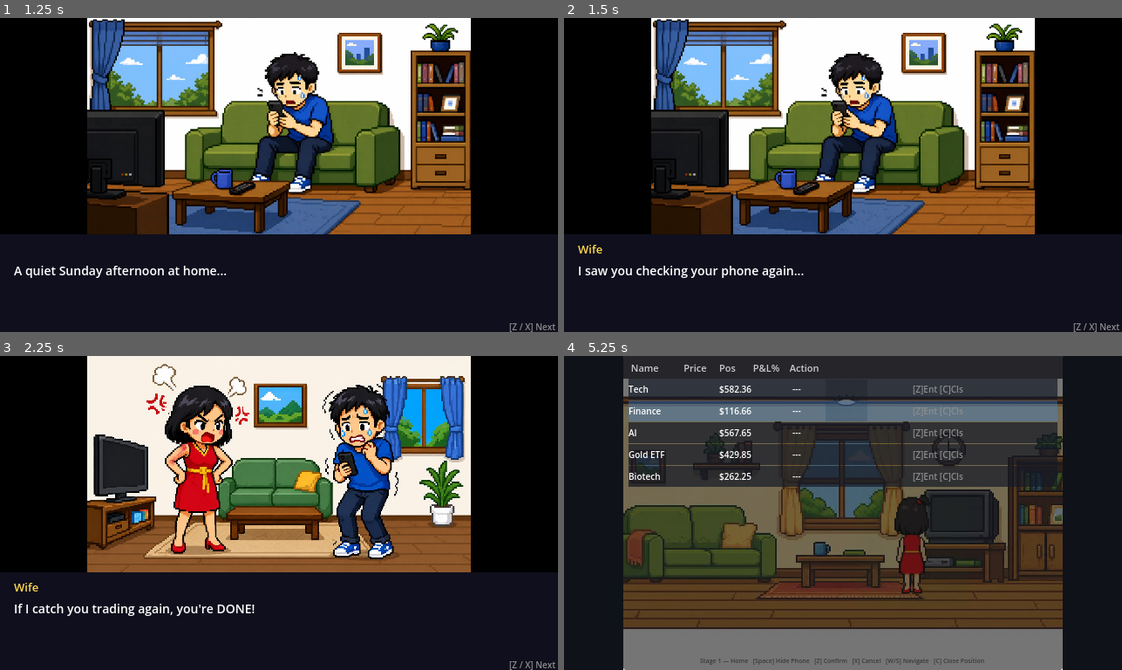
Above: before the commit, frames 1-4 (two rows, left to right).
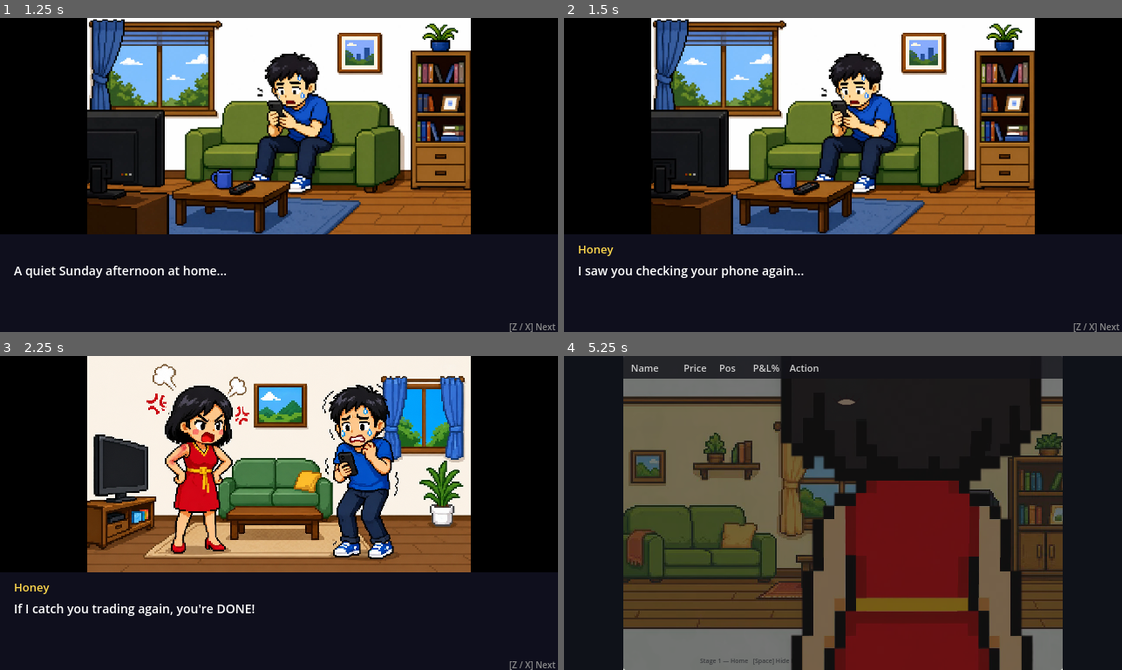
Above: after the commit, the same moments.

Repository: gimos760/Dont-Look-Honey
Game: Godot game, scene res://scenes/Lobby.tscn
Same seed, same stepped clock (60 frames per second), same inputs: the game is played once before the commit and once after it. Sound files missing from this copy of the repository are replaced by a short silence.
Inputs:
- Up to frame 1 (1.25 s): tap Enter at 0.5 s; hold D (game_right) from 0.53 s (still down); tap Z (game_confirm) at 0.6 s
- Up to frame 2 (1.5 s): tap Z (game_confirm) at 1.25 s; release D (game_right) at 1.28 s; hold S (game_down) from 1.28 s (still down); tap Space (phone_hide) at 1.35 s
- Up to frame 3 (2.25 s): tap Z (game_confirm) at 2 s; release S (game_down) at 2.03 s; hold D (game_right) from 2.03 s (still down); tap C (trade_close) at 2.1 s
- Up to frame 4 (5.25 s): tap Z (game_confirm) at 2.75, 3.5, 4.25 s; release D (game_right) at 2.78 s; hold W (game_up) 2.78-3.53 s; tap I at 2.85 s; hold A (game_left) 3.53-5.03 s; tap O at 3.6 s; tap J at 4.35 s; hold S (game_down) from 5.03 s (still down); tap K at 5.1 s

Frame 1 is identical in both runs. In frame 2, 0.1% of the frame differs, in the area x 2-9%, y 72-76%; in frame 3, 0.1%; in frame 4, 42%, in the area x 11-89%, y 7-100%.
Error after the commit: Parse Error: Could not resolve class "StageBase". (res://scripts/stages/Stage1.gd:1)

Commit message:
Rename wife → honey throughout: scripts, scenes, assets, signals, and display text
Co-Authored-By: Claude Sonnet 4.6 <noreply@anthropic.com>

Diff:
--- a/scenes/stages/Stage1.tscn
+++ b/scenes/stages/Stage1.tscn
@@ -3,12 +3,12 @@
 [ext_resource type="Script" uid="uid://b6kuq2pjte51q" path="res://scripts/stages/Stage1.gd" id="1"]
 [ext_resource type="Script" uid="uid://br81r4yt8c5tl" path="res://scripts/trading/StockMarket.gd" id="2"]
 [ext_resource type="Script" uid="uid://bjkxhphx2x3cw" path="res://scripts/trading/TradingEngine.gd" id="3"]
-[ext_resource type="Script" uid="uid://docmjvefe13pl" path="res://scripts/wife/WifeAlertSystem.gd" id="4"]
+[ext_resource type="Script" uid="uid://docmjvefe13pl" path="res://scripts/honey/HoneyAlertSystem.gd" id="4"]
 [ext_resource type="PackedScene" uid="uid://bq70pwl5i58os" path="res://scenes/ui/HUD.tscn" id="5"]
 [ext_resource type="PackedScene" uid="uid://dsuusgb7oqe2m" path="res://scenes/ui/Phone.tscn" id="6"]
 [ext_resource type="PackedScene" path="res://scenes/ui/QTE.tscn" id="7"]
 [ext_resource type="Texture2D" uid="uid://co11n1idb20iv" path="res://assets/sprites/bg_home.png" id="8"]
-[ext_resource type="Texture2D" uid="uid://diy5r864nxm7e" path="res://assets/sprites/wife_back.png" id="9"]
+[ext_resource type="Texture2D" uid="uid://cpjf03eum15lh" path="res://assets/sprites/Honey_back.png" id="9"]
 
 [node name="Stage1" type="Node2D" unique_id=588239501]
 script = ExtResource("1")
@@ -26,14 +26,14 @@
 text = "Stage 1 — Home   [Space] Hide Phone   [Z] Confirm   [X] Cancel   [W/S] Navigate   [C] Close Position"
 horizontal_alignment = 1
 
-[node name="WifeContainer" type="Node2D" parent="." unique_id=1543051379]
+[node name="HoneyContainer" type="Node2D" parent="." unique_id=1543051379]
 
-[node name="WifeSprite" type="Sprite2D" parent="WifeContainer" unique_id=263626090]
+[node name="HoneySprite" type="Sprite2D" parent="HoneyContainer" unique_id=263626090]
 position = Vector2(399, 215)
 scale = Vector2(0.49843746, 0.56874996)
 texture = ExtResource("9")
 
-[node name="WifeAlertSystem" type="Node" parent="WifeContainer" unique_id=1744322136]
+[node name="HoneyAlertSystem" type="Node" parent="HoneyContainer" unique_id=1744322136]
 script = ExtResource("4")
 
 [node name="StockMarket" type="Node" parent="." unique_id=1074646394]
--- a/scenes/stages/Stage2.tscn
+++ b/scenes/stages/Stage2.tscn
@@ -3,12 +3,12 @@
 [ext_resource type="Script" path="res://scripts/stages/Stage2.gd" id="1"]
 [ext_resource type="Script" path="res://scripts/trading/StockMarket.gd" id="2"]
 [ext_resource type="Script" path="res://scripts/trading/TradingEngine.gd" id="3"]
-[ext_resource type="Script" path="res://scripts/wife/WifeAlertSystem.gd" id="4"]
+[ext_resource type="Script" path="res://scripts/honey/HoneyAlertSystem.gd" id="4"]
 [ext_resource type="PackedScene" path="res://scenes/ui/HUD.tscn" id="5"]
 [ext_resource type="PackedScene" path="res://scenes/ui/Phone.tscn" id="6"]
 [ext_resource type="PackedScene" path="res://scenes/ui/QTE.tscn" id="7"]
 [ext_resource type="Texture2D" path="res://assets/sprites/bg_street.png" id="8"]
-[ext_resource type="Texture2D" path="res://assets/sprites/wife_back.png" id="9"]
+[ext_resource type="Texture2D" path="res://assets/sprites/Honey_back.png" id="9"]
 
 [node name="Stage2" type="Node2D"]
 script = ExtResource("1")
@@ -26,16 +26,16 @@
 theme_override_font_sizes/font_size = 7
 theme_override_colors/font_color = Color(0.4, 0.4, 0.45, 1)
 horizontal_alignment = 1
-text = "Stage 2 — Shopping Street   [Space] Hide Phone   Wife appears at random positions!"
+text = "Stage 2 — Shopping Street   [Space] Hide Phone   Honey appears at random positions!"
 
-[node name="WifeContainer" type="Node2D" parent="."]
+[node name="HoneyContainer" type="Node2D" parent="."]
 
-[node name="WifeSprite" type="Sprite2D" parent="WifeContainer"]
+[node name="HoneySprite" type="Sprite2D" parent="HoneyContainer"]
 position = Vector2(400, 270)
 scale = Vector2(0.45, 0.45)
 texture = ExtResource("9")
 
-[node name="WifeAlertSystem" type="Node" parent="WifeContainer"]
+[node name="HoneyAlertSystem" type="Node" parent="HoneyContainer"]
 script = ExtResource("4")
 
 [node name="StockMarket" type="Node" parent="."]
--- a/scenes/stages/Stage3.tscn
+++ b/scenes/stages/Stage3.tscn
@@ -3,12 +3,12 @@
 [ext_resource type="Script" path="res://scripts/stages/Stage3.gd" id="1"]
 [ext_resource type="Script" path="res://scripts/trading/StockMarket.gd" id="2"]
 [ext_resource type="Script" path="res://scripts/trading/TradingEngine.gd" id="3"]
-[ext_resource type="Script" path="res://scripts/wife/WifeAlertSystem.gd" id="4"]
+[ext_resource type="Script" path="res://scripts/honey/HoneyAlertSystem.gd" id="4"]
 [ext_resource type="PackedScene" path="res://scenes/ui/HUD.tscn" id="5"]
 [ext_resource type="PackedScene" path="res://scenes/ui/Phone.tscn" id="6"]
 [ext_resource type="PackedScene" path="res://scenes/ui/QTE.tscn" id="7"]
 [ext_resource type="Texture2D" path="res://assets/sprites/bg_date.png" id="8"]
-[ext_resource type="Texture2D" path="res://assets/sprites/wife_back.png" id="9"]
+[ext_resource type="Texture2D" path="res://assets/sprites/Honey_back.png" id="9"]
 
 [node name="Stage3" type="Node2D"]
 script = ExtResource("1")
@@ -28,14 +28,14 @@
 horizontal_alignment = 1
 text = "Stage 3 — Date Spot   [Space] Hide   [I/O/J/K] QTE   Suspicion gauge active!"
 
-[node name="WifeContainer" type="Node2D" parent="."]
+[node name="HoneyContainer" type="Node2D" parent="."]
 
-[node name="WifeSprite" type="Sprite2D" parent="WifeContainer"]
+[node name="HoneySprite" type="Sprite2D" parent="HoneyContainer"]
 position = Vector2(400, 270)
 scale = Vector2(0.45, 0.45)
 texture = ExtResource("9")
 
-[node name="WifeAlertSystem" type="Node" parent="WifeContainer"]
+[node name="HoneyAlertSystem" type="Node" parent="HoneyContainer"]
 script = ExtResource("4")
 
 [node name="StockMarket" type="Node" parent="."]
--- a/scripts/autoload/Loc.gd
+++ b/scripts/autoload/Loc.gd
@@ -26,7 +26,7 @@
 		"result_amount":     "Realized: $%.2f / $%.0f",
 		"result_hint":       "[Z] Play Again   [X] Lobby",
 		"go_title":          "Game Over",
-		"go_caught":         "Your wife saw the screen!",
+		"go_caught":         "Your honey saw the screen!",
 		"go_timeout":        "Time's up — target not reached.",
 		"go_suspicion":      "Suspicion gauge depleted!",
 		"go_final":          "Final: $%.0f / $%.0f",
@@ -37,7 +37,7 @@
 		"cs_3":              "(Nods obediently)",
 		"cs_4":              "(But deep down... the charts are calling...)",
 		"cs_hint":           "[Z / X] Next",
-		"sp_wife":           "Wife",
+		"sp_honey":           "Honey",
 		"sp_husb":           "Husband",
 		"hud_bal":           "Bal $%.0f",
 		"phone_no_pos":      "No open positions",
@@ -65,7 +65,7 @@
 		"pause_hint":        "[W/S] Select  [Z] Confirm  [ESC] Continue",
 		"qte_title":         "QTE — Press keys in order!",
 		"hint_stage1":       "Stage 1 — Home   [Space] Hide Phone   [Z] Confirm   [X] Cancel   [W/S] Navigate   [C] Close Position",
-		"hint_stage2":       "Stage 2 — Shopping Street   [Space] Hide Phone   Wife appears at random positions!",
+		"hint_stage2":       "Stage 2 — Shopping Street   [Space] Hide Phone   Honey appears at random positions!",
 		"hint_stage3":       "Stage 3 — Date Spot   [Space] Hide   [I/O/J/K] QTE   Suspicion gauge active!",
 	},
 	"zh": {
@@ -102,7 +102,7 @@
 		"cs_3":              "（乖巧地點頭）",
 		"cs_4":              "（但內心深處... K線在呼喚...）",
 		"cs_hint":           "[Z / X] 下一頁",
-		"sp_wife":           "老婆",
+		"sp_honey":           "老婆",
 		"sp_husb":           "老公",
 		"hud_bal":           "餘額 $%.0f",
 		"phone_no_pos":      "無持倉",
@@ -130,7 +130,7 @@
 		"pause_hint":        "[W/S] 選擇  [Z] 確認  [ESC] 繼續",
 		"qte_title":         "QTE — 依序按鍵！",
 		"hint_stage1":       "第一關 — 家中   [Space] 藏手機   [Z] 確認   [X] 取消   [W/S] 移動   [C] 平倉",
-		"hint_stage2":       "第二關 — 購物街   [Space] 藏手機   老婆會隨機出現！",
+		"hint_stage2":       "第二關 — 購物街   [Space] 藏手機   Honey 會隨機出現！",
 		"hint_stage3":       "第三關 — 約會地點   [Space] 藏手機   [I/O/J/K] QTE   懷疑值進行中！",
 	}
 }
--- a/scripts/screens/Cutscene.gd
+++ b/scripts/screens/Cutscene.gd
@@ -2,8 +2,8 @@
 
 const DIALOGUE_KEYS: Array[Dictionary] = [
 	{"speaker": "",        "text": "cs_0"},
-	{"speaker": "sp_wife", "text": "cs_1"},
-	{"speaker": "sp_wife", "text": "cs_2"},
+	{"speaker": "sp_honey", "text": "cs_1"},
+	{"speaker": "sp_honey", "text": "cs_2"},
 	{"speaker": "sp_husb", "text": "cs_3"},
 	{"speaker": "sp_husb", "text": "cs_4"},
 ]
@@ -12,7 +12,7 @@
 	"res://assets/sprites/cutscene_1.png",   # 0: husband on sofa
 	"res://assets/sprites/cutscene_2.png",   # 1: same scene
 	"res://assets/sprites/cutscene_3.png",   # 2: full room confrontation
-	"res://assets/sprites/cutscene_4.png",   # 3: wife angry close-up (split LEFT)
+	"res://assets/sprites/cutscene_4.png",   # 3: honey angry close-up (split LEFT)
 	"res://assets/sprites/cutscene_nod.png", # 4: husband nodding (split RIGHT)
 	"res://assets/sprites/cutscene_5.png",   # 5: confident husband (slide 4)
 ]
--- a/scripts/stages/Stage2.gd
+++ b/scripts/stages/Stage2.gd
@@ -1,6 +1,6 @@
 extends StageBase
 
-const WIFE_POSITIONS: Array = [
+const HONEY_POSITIONS: Array = [
 	Vector2(80,  258),
 	Vector2(200, 268),
 	Vector2(320, 272),
@@ -15,6 +15,6 @@
 	_set_stage_hint("hint_stage2")
 
 
-func _move_wife_for_turn() -> void:
-	if is_instance_valid(_wife_sprite):
-		_wife_sprite.position = WIFE_POSITIONS[randi() % WIFE_POSITIONS.size()]
+func _move_honey_for_turn() -> void:
+	if is_instance_valid(_honey_sprite):
+		_honey_sprite.position = HONEY_POSITIONS[randi() % HONEY_POSITIONS.size()]
--- a/scripts/stages/Stage3.gd
+++ b/scripts/stages/Stage3.gd
@@ -1,6 +1,6 @@
 extends StageBase
 
-const WIFE_POSITIONS: Array = [
+const HONEY_POSITIONS: Array = [
 	Vector2(80,  258),
 	Vector2(200, 268),
 	Vector2(320, 272),
@@ -19,9 +19,9 @@
 	_set_stage_hint("hint_stage3")
 
 
-func _move_wife_for_turn() -> void:
-	if is_instance_valid(_wife_sprite):
-		_wife_sprite.position = WIFE_POSITIONS[randi() % WIFE_POSITIONS.size()]
+func _move_honey_for_turn() -> void:
+	if is_instance_valid(_honey_sprite):
+		_honey_sprite.position = HONEY_POSITIONS[randi() % HONEY_POSITIONS.size()]
 
 
 func _update_suspicion_display() -> void:
--- a/scripts/stages/StageBase.gd
+++ b/scripts/stages/StageBase.gd
@@ -7,19 +7,19 @@
 
 @onready var _market: StockMarket              = $StockMarket
 @onready var _engine: TradingEngine            = $TradingEngine
-@onready var _alert: WifeAlertSystem           = $WifeContainer/WifeAlertSystem
+@onready var _alert: HoneyAlertSystem          = $HoneyContainer/HoneyAlertSystem
 @onready var _hud: HUDController               = $HUD
 @onready var _phone: PhoneController           = $Phone
 @onready var _qte: QTEManager                  = $QTE
 @onready var _stage_timer: Timer               = $StageTimer
-@onready var _wife_sprite: Sprite2D            = $WifeContainer/WifeSprite
+@onready var _honey_sprite: Sprite2D           = $HoneyContainer/HoneySprite
 
 var _time_left: float = 0.0
 var _running: bool    = false
 var _paused: bool     = false
 
-var _tex_wife_back: Texture2D
-var _tex_wife_front: Texture2D
+var _tex_honey_back: Texture2D
+var _tex_honey_front: Texture2D
 
 var _pause_menu: PauseMenu
 
@@ -40,8 +40,8 @@
 	_hud.update_time(_time_left)
 
 	# Wire signals
-	_alert.wife_turned.connect(_on_wife_turned)
-	_alert.wife_looked_away.connect(_on_wife_looked_away)
+	_alert.honey_turned.connect(_on_honey_turned)
+	_alert.honey_looked_away.connect(_on_honey_looked_away)
 	_alert.qte_triggered.connect(_on_qte_triggered)
 	_alert.game_over_caught.connect(_on_caught)
 	_alert.suspicion_depleted.connect(_on_suspicion_depleted)
@@ -87,10 +87,10 @@
 
 func _start() -> void:
 	_running = true
-	_tex_wife_back  = load("res://assets/sprites/wife_back.png")
-	_tex_wife_front = load("res://assets/sprites/wife_front.png")
-	if is_instance_valid(_wife_sprite) and _tex_wife_back:
-		_wife_sprite.texture = _tex_wife_back
+	_tex_honey_back  = load("res://assets/sprites/Honey_back.png")
+	_tex_honey_front = load("res://assets/sprites/Honey_front.png")
+	if is_instance_valid(_honey_sprite) and _tex_honey_back:
+		_honey_sprite.texture = _tex_honey_back
 	AudioManager.play_bgm(_bgm_path)
 	_market.start()
 	_alert.start()
@@ -119,18 +119,18 @@
 
 # --- Signal callbacks ---
 
-func _on_wife_turned() -> void:
+func _on_honey_turned() -> void:
 	_hud.set_eye_open(true)
-	if is_instance_valid(_wife_sprite) and _tex_wife_front:
-		_wife_sprite.texture = _tex_wife_front
+	if is_instance_valid(_honey_sprite) and _tex_honey_front:
+		_honey_sprite.texture = _tex_honey_front
 	_phone.set_right_hand_react(true)
-	_move_wife_for_turn()
+	_move_honey_for_turn()
 
 
-func _on_wife_looked_away() -> void:
+func _on_honey_looked_away() -> void:
 	_hud.set_eye_open(false)
-	if is_instance_valid(_wife_sprite) and _tex_wife_back:
-		_wife_sprite.texture = _tex_wife_back
+	if is_instance_valid(_honey_sprite) and _tex_honey_back:
+		_honey_sprite.texture = _tex_honey_back
 	_phone.set_right_hand_react(false)
 
 
@@ -185,6 +185,6 @@
 	GameManager.trigger_game_over(reason)
 
 
-# Subclasses override to reposition wife sprite
-func _move_wife_for_turn() -> void:
+# Subclasses override to reposition honey sprite
+func _move_honey_for_turn() -> void:
 	pass
Binary file removed: assets/sprites/wife_back.png
Binary file removed: assets/sprites/wife_front.png
Renamed: scripts/wife/WifeAlertSystem.gd -> scripts/honey/HoneyAlertSystem.gd
Renamed: scripts/wife/WifeAlertSystem.gd.uid -> scripts/honey/HoneyAlertSystem.gd.uid
